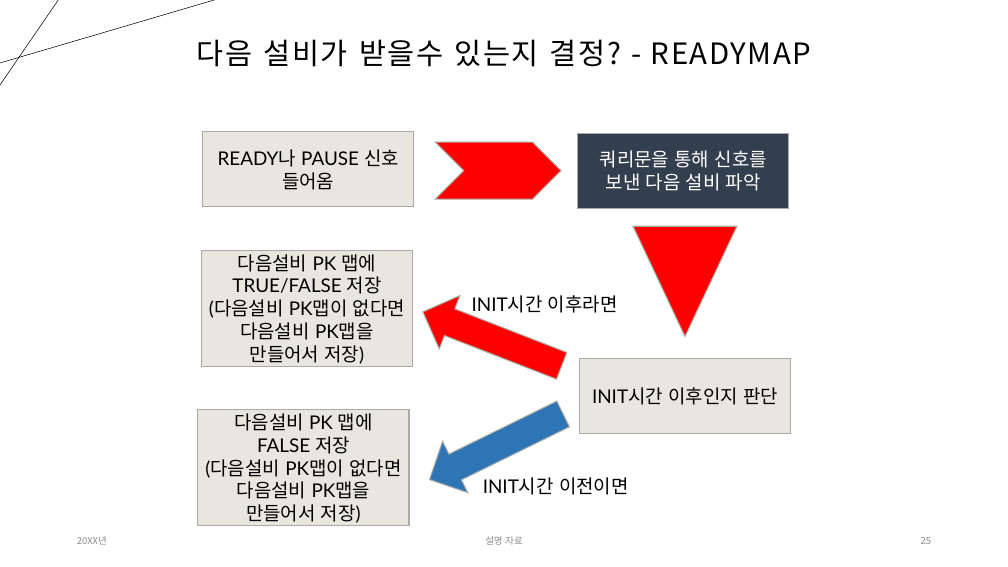
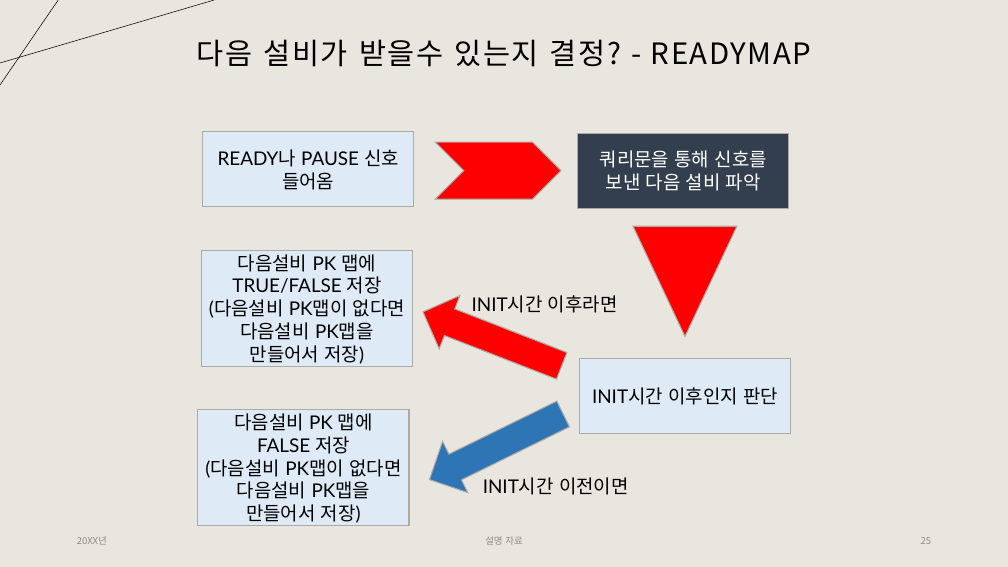
Before and after one commit to Tentailsahri/DT_FINAL_Project, a slide deck: slide 25 of 문서/시나리오에 따른 공정 시뮬레이션 발표 - 박민준.pptx. Drawn at 1008x567 pixels with LibreOffice and Linux fonts; fonts in the diff are those of the drawing. Boxes give left, top, right and bottom in pixels: in the first picture for what was removed or moved away, otherwise in the second. Text is boxed around its words. In the diff, an @@ line names an element or a change of style, - is before the commit and + after.

```diff
--- a/문서/시나리오에 따른 공정 시뮬레이션 발표 - 박민준.pptx
+++ b/문서/시나리오에 따른 공정 시뮬레이션 발표 - 박민준.pptx
@@ background #FFFFFF to #E9E6DF @@
@@ fill #E9E6DF to #DEEBF7 in 4 elements at (203,132,414,206), (201,250,412,366), (579,358,790,433), (198,410,409,526) @@
```
Also in this commit, not shown: 11 other slides changed.
